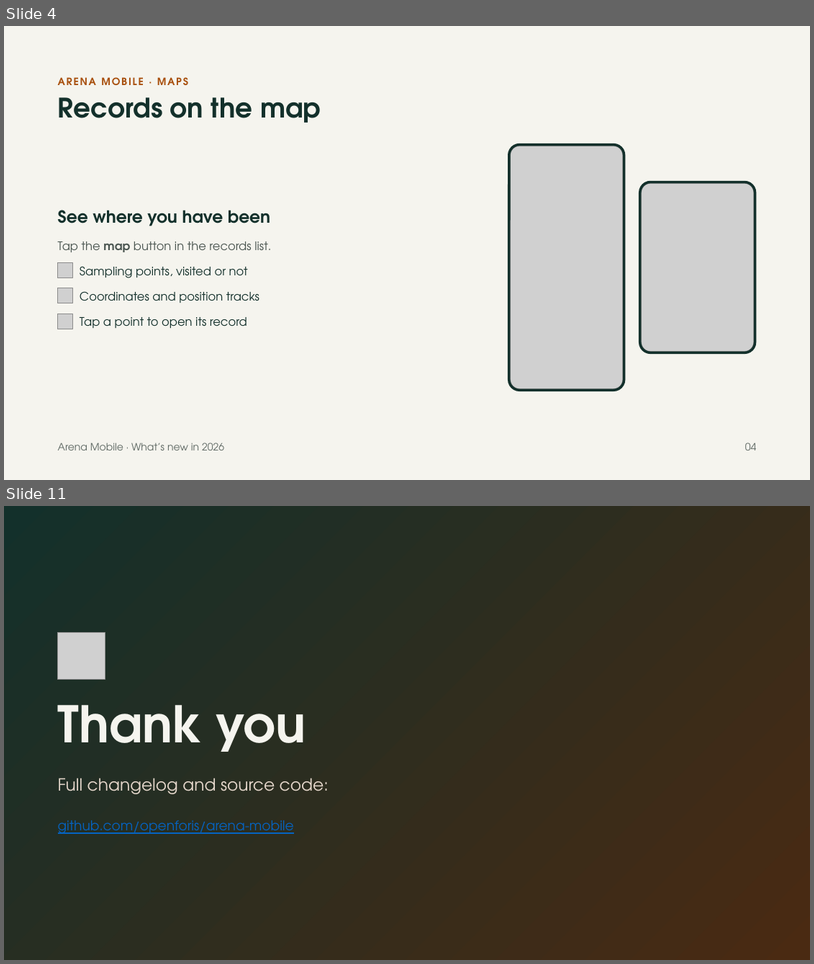
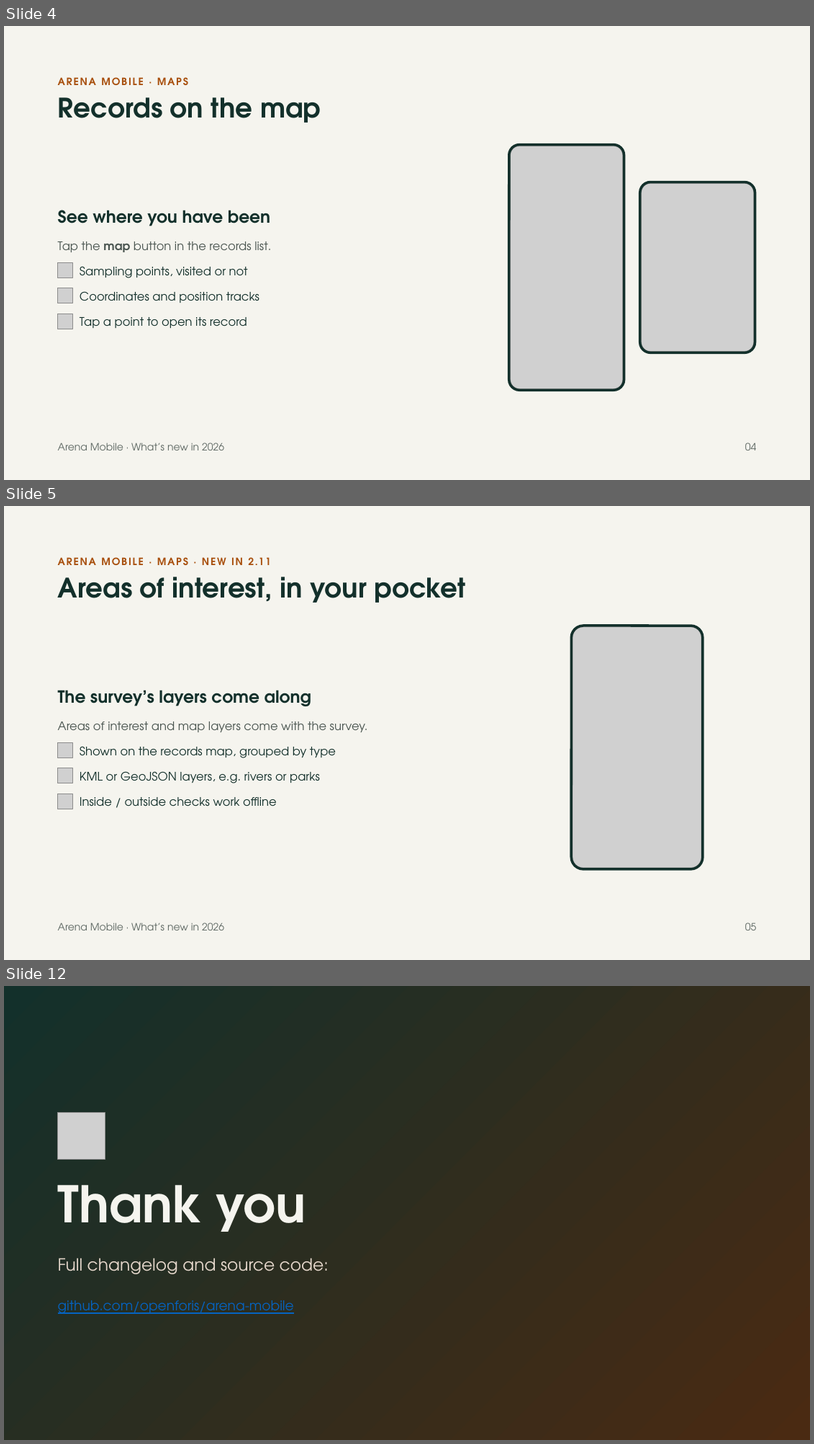
Before and after one commit to openforis/arena-mobile, a slide deck: docs/whats-new-2026/arena-mobile-whats-new-2026.pptx. Shown one above the other, each under a label of ours: slides 4 and 11 before the commit, slides 4, 5 and 12 after it; the slides between them are not shown. The pictures are 814x964 and 814x1444 pixels, drawn with LibreOffice and Linux fonts; fonts in the diff are those of the drawing; grey boxes stand for pictures. Boxes give left, top, right and bottom in pixels: in the first picture for what was removed or moved away, otherwise in the second. Text is boxed around its words. In the diff, an @@ line names an element or a change of style, - is before the commit and + after.

```diff
--- a/docs/whats-new-2026/arena-mobile-whats-new-2026.pptx
+++ b/docs/whats-new-2026/arena-mobile-whats-new-2026.pptx
@@ slide 5 added at [4, 506, 810, 960], background #F5F4EE @@
@@ text added at [248, 557, 254, 565], 12 pt, text #A84F0D, bold @@
+ARENA MOBILE · MAPS · NEW IN 2.11
@@ title added at [58, 577, 466, 602], 32 pt, text #13302B, bold @@
+Areas of interest, in your pocket
@@ rounded rectangle added at [571, 626, 702, 869], outline #13302B 3 pt @@
@@ picture added at [574, 627, 702, 867] @@
@@ text added at [58, 690, 311, 706], 20 pt, text #13302B, bold @@
+The survey’s layers come along
@@ text added at [58, 721, 368, 732], 14 pt, text #4A5550 @@
+Areas of interest and map layers come with the survey.
@@ picture added at [58, 743, 73, 758] @@
@@ text added at [80, 746, 336, 758], 14 pt, text #13302B @@
+Shown on the records map, grouped by type
@@ picture added at [58, 768, 73, 783] @@
@@ text added at [80, 771, 320, 783], 14 pt, text #13302B @@
+KML or GeoJSON layers, e.g. rivers or parks
@@ picture added at [58, 793, 73, 808] @@
@@ text added at [80, 797, 277, 806], 14 pt, text #13302B @@
+Inside / outside checks work offline
@@ text added at [58, 922, 224, 930], 12 pt, text #5E6863 @@
+Arena Mobile · What’s new in 2026
@@ text added at [746, 922, 756, 930], 12 pt, text #5E6863 @@
+05
@@ what was slide 11 is now slide 12 @@
```
Also in this commit, not shown: 7 slides changed, 1 other file.
